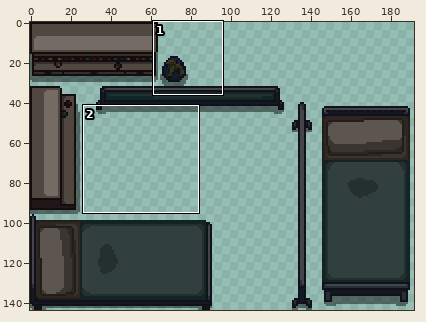
Edited in one commit: sprite sheet (GGJ21/Assets/Sprites/Props.png). The first picture is a wide view before the edit; the outline marks the close-up.
Close-up. The starting point:
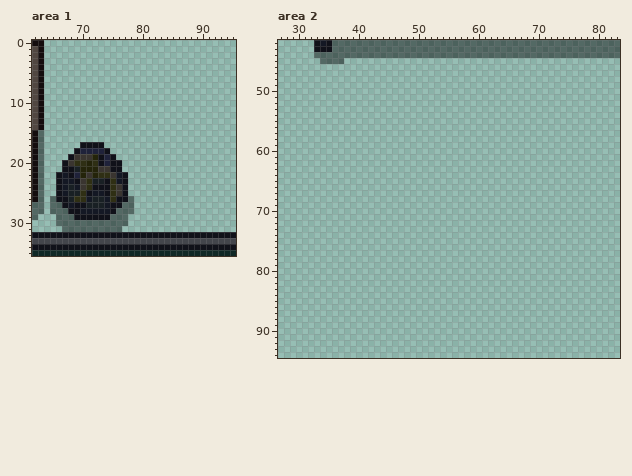
The file is 192x144 pixels. Colours within 5 levels of each other are drawn and written as one. Shown: area 1: x 62..95, y 0..35; area 2: x 27..83, y 42..94.
Once edited:
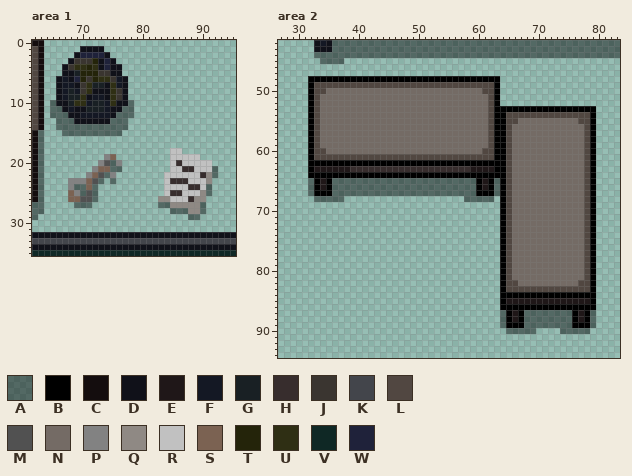
Palette (. is transparent): A #00000072  B #000000  C #140d0e  D #101119  E #1f1718  F #141824  G #192024  H #372d2d  J #3a3530  K #43454b  L #514741  M #515151  N #746b65  P #828282  Q #8f8984  R #c1c1c1  S #7b6252  T #24240a  U #2f2f14  V #0f2825  W #1f223a
The edit:
--- area 1
@@ x 62..95 @@
  0 CC................................
- 1 LC................................
- 2 LC................................
- 3 LC................................
- 4 LC................................
- 5 LC................................
- 6 LC................................
- 7 LC................................
- 8 LC................................
- 9 LC................................
-10 LC................................
-11 LC................................
-12 LC................................
-13 LC................................
-14 LC................................
-15 CA................................
+ 1 LC......DDDD......................
+ 2 LC.....DWWWWD.....................
+ 3 LC....DJJJTDWD....................
+ 4 LC...DJUUTUDWDD...................
+ 5 LC...DDGTTTJJDD...................
+ 6 LC..DFDWTJTUUJFD..................
+ 7 LC..DFFDJUGGDUFD..................
+ 8 LC..DFGFJUDDDUJD..................
+ 9 LC..DFGGUDFFDUJD..................
+10 LC.ADDGUUFGGFUDDA.................
+11 LC.AADFDDGGGFDDAA.................
+12 LC.AAADDFFFFFDAAA.................
+13 LC..AAADDDDDDAAA..................
+14 LC..AAAAAAAAAAAA..................
+15 CA...AAAAAAAAAA...................
 16 CA................................
-17 CA......DDDD......................
-18 CA.....DWWWWD.....................
-19 CA....DJJJTDWD....................
-20 CA...DJUUTUDWDD...................
-21 CA...DDGTTTJJDD...................
-22 CA..DFDWTJTUUJFD..................
-23 CA..DFFDJUGGDUFD..................
-24 CA..DFGFJUDDDUJD..................
-25 CA..DFGGUDFFDUJD..................
-26 CA.ADDGUUFGGFUDDA.................
-27 AA.AADFDDGGGFDDAA.................
-28 AA.AAADDFFFFFDAAA.................
-29 A...AAADDDDDDAAA..................
-30 ....AAAAAAAAAAAA..................
-31 .....AAAAAAAAAA...................
+17 CA................................
+18 CA.....................RR.........
+19 CA..........PS.........RRRRR......
+20 CA.........PMAP........RHRRRRR....
+21 CA........PSSAA........RRHHRRRA...
+22 CA.......PSMAP........RRRRRRHQA...
+23 CA....PPPSMA.A........RHHHRRRQ....
+24 CA....PAASA...........RRRRHHRA....
+25 CA....SPAMA...........RHHRRRQA....
+26 CA....SSMMA..........QQRRRHQQ.....
+27 AA.....AAA...........AAQQQQQA.....
+28 AA.....................AAAQQA.....
+29 A.........................AA......
+30 ..................................
+31 ..................................
 32 DDDDDDDDDDDDDDDDDDDDDDDDDDDDDDDDDD
--- area 2
@@ x 27..83 @@
 47 .........................................................
-48 .........................................................
-49 .........................................................
-50 .........................................................
-51 .........................................................
-52 .........................................................
-53 .........................................................
-54 .........................................................
-55 .........................................................
-56 .........................................................
-57 .........................................................
-58 .........................................................
-59 .........................................................
-60 .........................................................
-61 .........................................................
-62 .........................................................
-63 .........................................................
-64 .........................................................
-65 .........................................................
-66 .........................................................
-67 .........................................................
-68 .........................................................
-69 .........................................................
-70 .........................................................
-71 .........................................................
-72 .........................................................
-73 .........................................................
-74 .........................................................
-75 .........................................................
-76 .........................................................
-77 .........................................................
-78 .........................................................
-79 .........................................................
-80 .........................................................
-81 .........................................................
-82 .........................................................
-83 .........................................................
-84 .........................................................
-85 .........................................................
-86 .........................................................
-87 .........................................................
-88 .........................................................
-89 .........................................................
-90 .........................................................
+48 .....BBBBBBBBBBBBBBBBBBBBBBBBBBBBBBBB....................
+49 .....BLLLLLLLLLLLLLLLLLLLLLLLLLLLLLLB....................
+50 .....BLLNNNNNNNNNNNNNNNNNNNNNNNNNNLLB....................
+51 .....BLNNNNNNNNNNNNNNNNNNNNNNNNNNNNLB....................
+52 .....BLNNNNNNNNNNNNNNNNNNNNNNNNNNNNLB....................
+53 .....BLNNNNNNNNNNNNNNNNNNNNNNNNNNNNLBBBBBBBBBBBBBBBBB....
+54 .....BLNNNNNNNNNNNNNNNNNNNNNNNNNNNNLBBLLLLLLLLLLLLLLB....
+55 .....BLNNNNNNNNNNNNNNNNNNNNNNNNNNNNLBBLLNNNNNNNNNNLLB....
+56 .....BLNNNNNNNNNNNNNNNNNNNNNNNNNNNNLBBLNNNNNNNNNNNNLB....
+57 .....BLNNNNNNNNNNNNNNNNNNNNNNNNNNNNLBBLNNNNNNNNNNNNLB....
+58 .....BLNNNNNNNNNNNNNNNNNNNNNNNNNNNNLBBLNNNNNNNNNNNNLB....
+59 .....BLNNNNNNNNNNNNNNNNNNNNNNNNNNNNLBBLNNNNNNNNNNNNLB....
+60 .....BLLNNNNNNNNNNNNNNNNNNNNNNNNNNLLBBLNNNNNNNNNNNNLB....
+61 .....BLLLLLLLLLLLLLLLLLLLLLLLLLLLLLLBBLNNNNNNNNNNNNLB....
+62 .....BBBBBBBBBBBBBBBBBBBBBBBBBBBBBBBBBLNNNNNNNNNNNNLB....
+63 .....BEEEEEEHHHHHHHHHHHHHHHHHHHHEEEEBBLNNNNNNNNNNNNLB....
+64 .....BBBBBBBBBBBBBBBBBBBBBBBBBBBBBBBBBLNNNNNNNNNNNNLB....
+65 .....ABEBAAAAAAAAAAAAAAAAAAAAAAAABEBABLNNNNNNNNNNNNLB....
+66 .....ABEBAAAAAAAAAAAAAAAAAAAAAAAABEBABLNNNNNNNNNNNNLB....
+67 .....ABBBAAAAAAAAAAAAAAAAAAAAAAAABBBABLNNNNNNNNNNNNLB....
+68 ......AAAAA....................AAAAA.BLNNNNNNNNNNNNLB....
+69 .....................................BLNNNNNNNNNNNNLB....
+70 .....................................BLNNNNNNNNNNNNLB....
+71 .....................................BLNNNNNNNNNNNNLB....
+72 .....................................BLNNNNNNNNNNNNLB....
+73 .....................................BLNNNNNNNNNNNNLB....
+74 .....................................BLNNNNNNNNNNNNLB....
+75 .....................................BLNNNNNNNNNNNNLB....
+76 .....................................BLNNNNNNNNNNNNLB....
+77 .....................................BLNNNNNNNNNNNNLB....
+78 .....................................BLNNNNNNNNNNNNLB....
+79 .....................................BLNNNNNNNNNNNNLB....
+80 .....................................BLNNNNNNNNNNNNLB....
+81 .....................................BLNNNNNNNNNNNNLB....
+82 .....................................BLLNNNNNNNNNNLLB....
+83 .....................................BLLLLLLLLLLLLLLB....
+84 .....................................BBBBBBBBBBBBBBBB....
+85 .....................................BEEEEEEEEEEEEEEB....
+86 .....................................BBBBBBBBBBBBBBBB....
+87 .....................................ABEBAAAAAAAABEBA....
+88 .....................................ABEBAAAAAAAABEBA....
+89 .....................................ABBBAAAAAAAABBBA....
+90 ......................................AAAAA....AAAAA.....
 91 .........................................................
